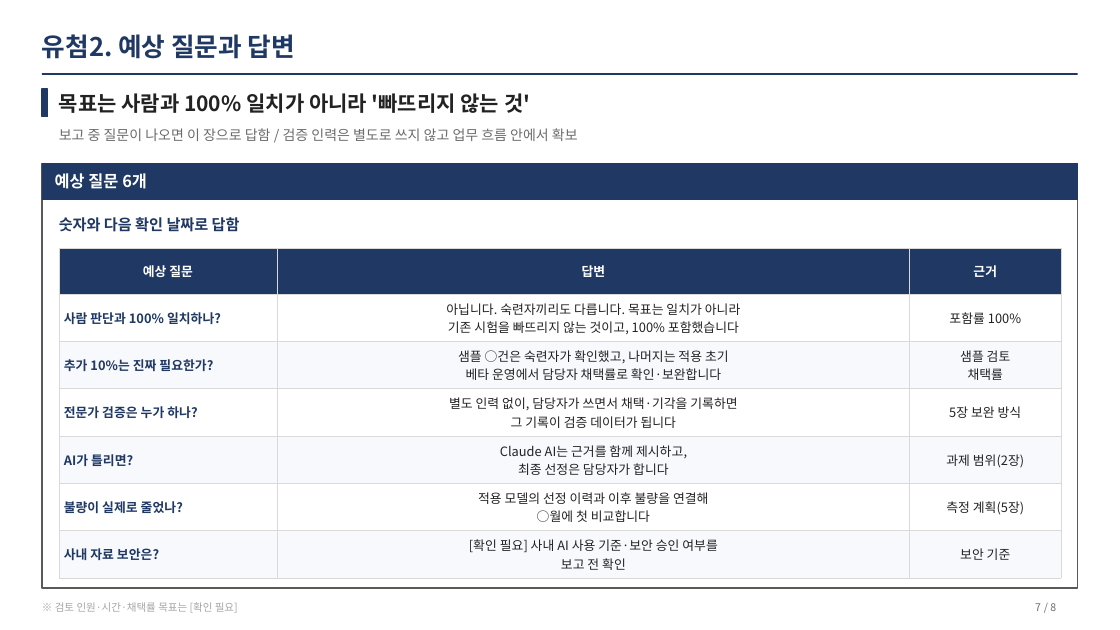
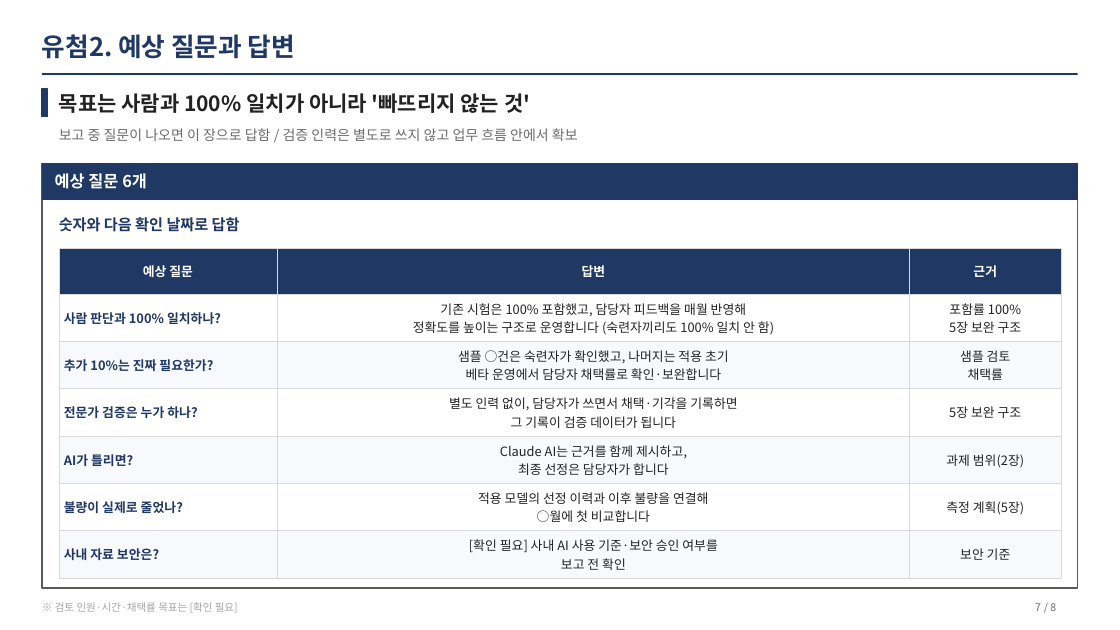
Before and after one commit to kimeungjin-cmd/Start1, a slide deck: slide 7 of output/vp/시험항목자동선정_성과보고.pptx. Drawn at 1120x630 pixels with LibreOffice and Linux fonts; fonts in the diff are those of the drawing. Boxes give left, top, right and bottom in pixels: in the first picture for what was removed or moved away, otherwise in the second. Text is boxed around its words. In the diff, an @@ line names an element or a change of style, - is before the commit and + after.

```diff
--- a/output/vp/시험항목자동선정_성과보고.pptx
+++ b/output/vp/시험항목자동선정_성과보고.pptx
@@ table at box(59, 248, 1061, 574) @@
-row 2, column 2: 아닙니다. 숙련자끼리도 다릅니다. 목표는 일치가 아니라 / 기존 시험을 빠뜨리지 않는 것이고, 100% 포함했습니다
+row 2, column 2: 기존 시험은 100% 포함했고, 담당자 피드백을 매월 반영해 / 정확도를 높이는 구조로 운영합니다 (숙련자끼리도 100% 일치 안 함)
-row 2, column 3: 포함률 100%
+row 2, column 3: 포함률 100% / 5장 보완 구조
-row 4, column 3: 5장 보완 방식
+row 4, column 3: 5장 보완 구조
```
Also in this commit, not shown: 1 other slide changed, 4 other files.
